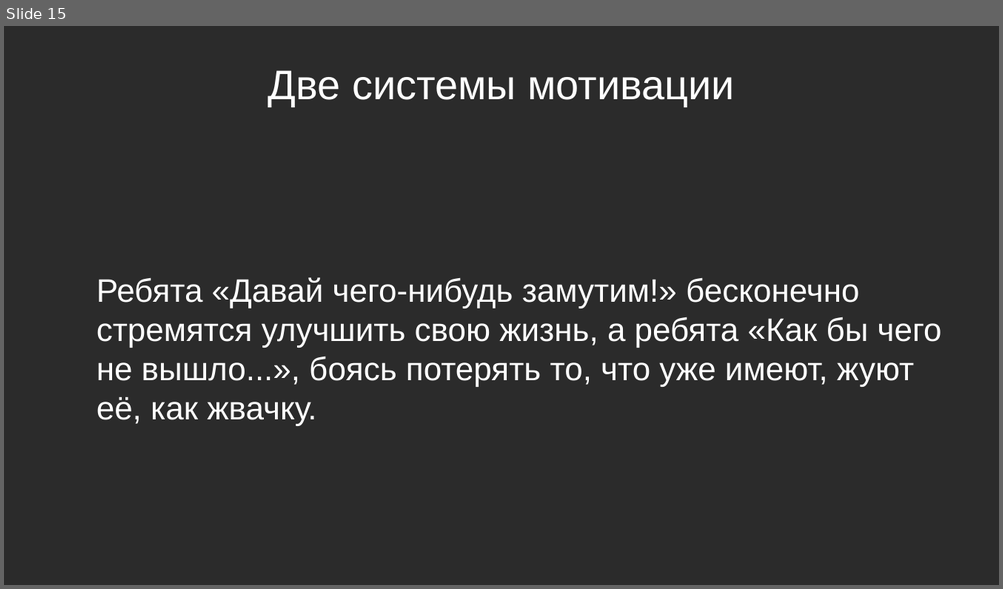
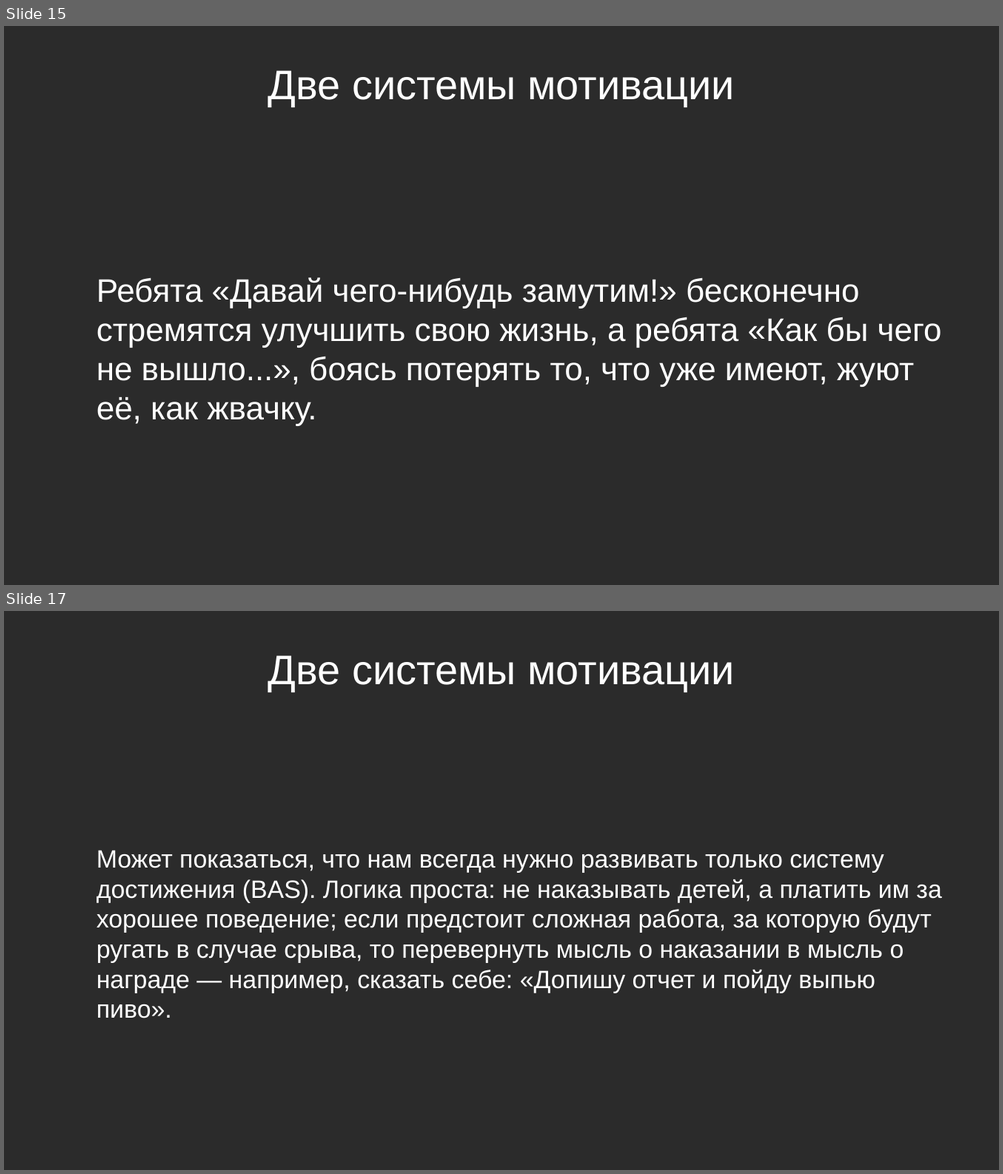
Before and after one commit to Chularev/articles, a slide deck: Psychology/Гомеостаз и мотивация (практика).odp. Shown one above the other, each under a label of ours: slide 15 before the commit, slides 15 and 17 after it; the slides between them are not shown. The pictures are 1003x589 and 1003x1174 pixels, drawn with LibreOffice and Linux fonts; fonts in the diff are those of the drawing; background and template pictures are left out; a plain dark background stands for a picture behind light text. Boxes give left, top, right and bottom in pixels: in the first picture for what was removed or moved away, otherwise in the second. Text is boxed around its words. In the diff, an @@ line names an element or a change of style, - is before the commit and + after.

```diff
--- a/Psychology/Гомеостаз и мотивация (практика).odp
+++ b/Psychology/Гомеостаз и мотивация (практика).odp
@@ slide 17 added at [4,611,999,1170], background picture (left out) @@
@@ title added at [268,655,734,692], 33 pt, text #FFFFFF @@
+Две системы мотивации
@@ text added at [96,850,941,1019], 20 pt, text #FFFFFF @@
+Может показаться, что нам всегда нужно развивать только систему достижения (BAS). Логика проста: не наказывать детей, а платить им за хорошее поведение; если предстоит сложная работа, за которую будут ругать в случае срыва, то перевернуть мысль о наказании в мысль о награде — например, сказать себе: «Допишу отчет и пойду выпью пиво».
```
Also in this commit, not shown: 2 other slides added.
